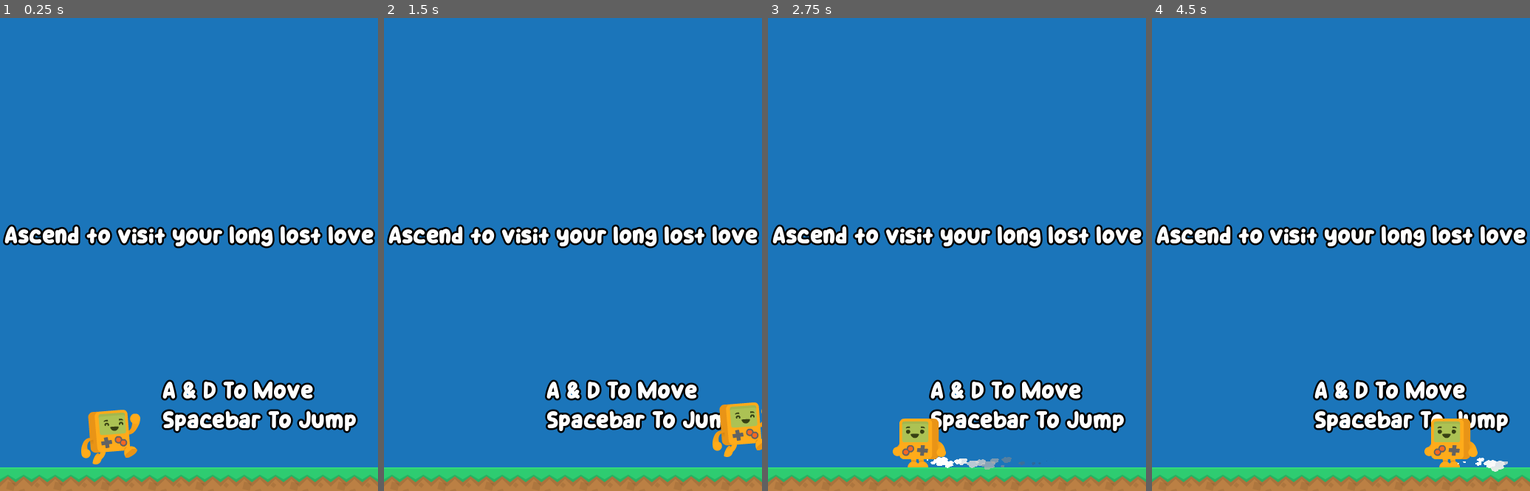
Above: before the commit, frames 1-4 (left to right).
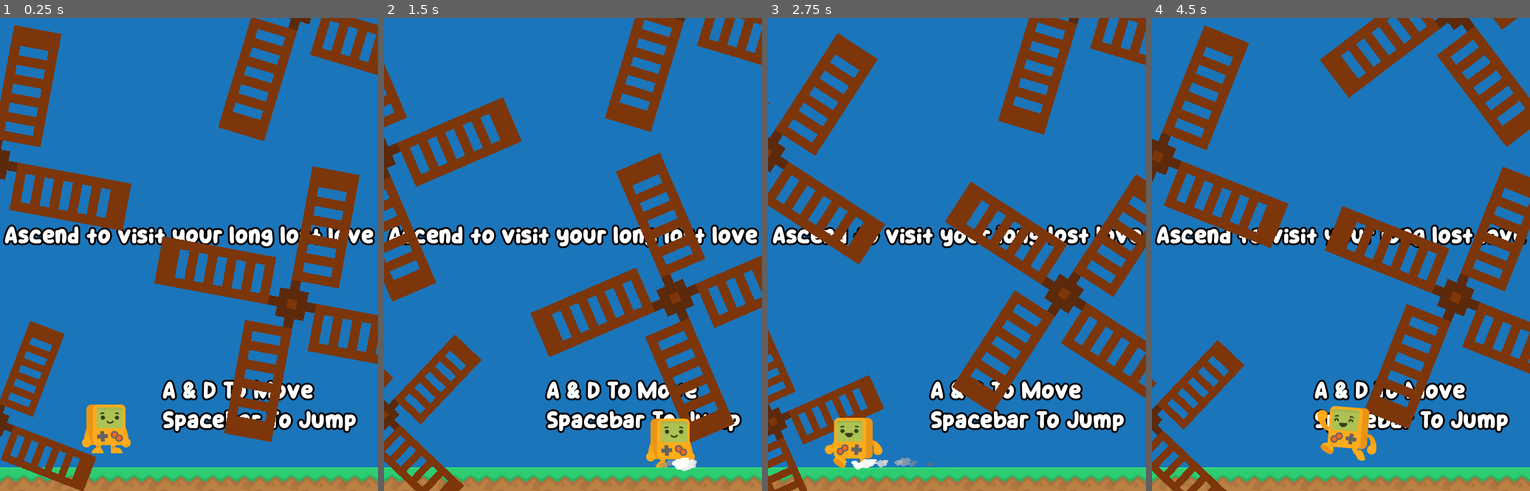
Above: after the commit, the same moments.

Repository: jerrutledge/Windmill-Eternal-Graveyard
Game: Godot game, scene res://Scenes/Levels/Space.tscn
Same seed, same stepped clock (60 frames per second), same inputs: the game is played once before the commit and once after it.
Inputs:
- Up to frame 1 (0.25 s): no input
- Up to frame 2 (1.5 s): hold D (Right) from 0.53 s (still down); tap Space (Jump) at 0.77 s
- Up to frame 3 (2.75 s): tap Space (Jump) at 1.52 s; release D (Right) at 2.03 s; hold A (Left) from 2.03 s (still down)
- Up to frame 4 (4.5 s): release A (Left) at 2.78 s; hold D (Right) 2.78-4.28 s; tap Space (Jump) at 3.02, 3.77 s; hold A (Left) from 4.28 s (still down)

The runs differ from the first frame. In frame 1, 21% of the frame differs, in the area x 0-100%, y 0-100%; in frame 2, 21%; in frame 3, 22%; in frame 4, 23%.

Commit message:
Add a bunch of windmills

Diff:
--- a/Scenes/Levels/Space.tscn
+++ b/Scenes/Levels/Space.tscn
@@ -1,9 +1,11 @@
-[gd_scene load_steps=8 format=4 uid="uid://bn0tg14mi6tgw"]
+[gd_scene load_steps=10 format=4 uid="uid://bn0tg14mi6tgw"]
 
 [ext_resource type="PackedScene" uid="uid://w7m6tehvvy3g" path="res://Scenes/Prefabs/player.tscn" id="3_rrp7e"]
 [ext_resource type="Texture2D" uid="uid://jaegp53ccc7w" path="res://Assets/Spritesheet/platformPack_tilesheet.png" id="5_gwumf"]
 [ext_resource type="FontFile" uid="uid://qgc4vi5osk7v" path="res://Assets/Fonts/Star Choco.ttf" id="6_0axde"]
+[ext_resource type="PackedScene" uid="uid://bi0n7l4o3nbwc" path="res://Scenes/Prefabs/windmill_prefab.tscn" id="6_fi0cj"]
 [ext_resource type="Script" uid="uid://g6oa1rfikatd" path="res://Scripts/GameManager.gd" id="7_kjypy"]
+[ext_resource type="Texture2D" uid="uid://cfvmdmm8hiau4" path="res://Assets/Textures/windmill_rotor_white.png" id="7_mre42"]
 [ext_resource type="Script" uid="uid://domyi75bwl5ad" path="res://Scripts/GameUI.gd" id="8_36dgh"]
 
 [sub_resource type="TileSetAtlasSource" id="TileSetAtlasSource_gs0qk"]
@@ -34,6 +36,7 @@
 [node name="Player" parent="." instance=ExtResource("3_rrp7e")]
 z_index = 1
 position = Vector2(150, 0)
+double_jump = true
 
 [node name="Camera2D" type="Camera2D" parent="Player"]
 limit_left = 0
@@ -111,3 +114,51 @@
 horizontal_alignment = 1
 
 [node name="Windmills" type="Node2D" parent="."]
+
+[node name="Windmill" parent="Windmills" instance=ExtResource("6_fi0cj")]
+
+[node name="Windmill2" parent="Windmills" instance=ExtResource("6_fi0cj")]
+position = Vector2(403, -162)
+scale = Vector2(1.3, 1.3)
+speed = 0.5
+
+[node name="Windmill3" parent="Windmills" instance=ExtResource("6_fi0cj")]
+position = Vector2(-0.999969, -353)
+scale = Vector2(1.3, 1.3)
+speed = 0.5
+
+[node name="Windmill4" parent="Windmills" instance=ExtResource("6_fi0cj")]
+position = Vector2(414, -564)
+scale = Vector2(1.3, 1.3)
+speed = 0.8
+
+[node name="Windmill5" parent="Windmills" instance=ExtResource("6_fi0cj")]
+position = Vector2(89, -801)
+scale = Vector2(0.8, 0.8)
+speed = 1.2
+
+[node name="Windmill9" parent="Windmills" instance=ExtResource("6_fi0cj")]
+position = Vector2(72, -1566)
+scale = Vector2(0.8, 0.8)
+speed = 1.5
+
+[node name="Windmill6" parent="Windmills" instance=ExtResource("6_fi0cj")]
+position = Vector2(397, -914)
+scale = Vector2(-0.8, 0.8)
+speed = 1.2
+
+[node name="Windmill7" parent="Windmills" instance=ExtResource("6_fi0cj")]
+position = Vector2(121, -1159)
+scale = Vector2(-0.8, 0.8)
+speed = 1.2
+
+[node name="Windmill8" parent="Windmills" instance=ExtResource("6_fi0cj")]
+position = Vector2(474, -1405)
+scale = Vector2(-0.8, 0.8)
+speed = 1.2
+
+[node name="Windmill10" parent="Windmills" instance=ExtResource("6_fi0cj")]
+position = Vector2(554, -1699)
+scale = Vector2(2.5, 2.5)
+speed = 0.1
+sprite = ExtResource("7_mre42")
--- a/Scenes/Prefabs/windmill.tscn
+++ b/Scenes/Prefabs/windmill_prefab.tscn
@@ -1,6 +1,7 @@
-[gd_scene load_steps=9 format=3 uid="uid://37qjeorhqj0v"]
+[gd_scene load_steps=10 format=3 uid="uid://bi0n7l4o3nbwc"]
 
-[ext_resource type="Script" uid="uid://bxa88gpoj057t" path="res://Scripts/windmill.gd" id="1_djbql"]
+[ext_resource type="Script" uid="uid://bxa88gpoj057t" path="res://Scripts/windmill.gd" id="1_b7dde"]
+[ext_resource type="Texture2D" uid="uid://bixr4aw2kld1b" path="res://Assets/Textures/windmill_rotor_see_thru.png" id="2_mpivu"]
 
 [sub_resource type="RectangleShape2D" id="RectangleShape2D_1obrl"]
 size = Vector2(141, 50)
@@ -17,6 +18,7 @@
 [sub_resource type="Animation" id="Animation_djbql"]
 resource_name = "rotor"
 length = 4.0
+loop_mode = 1
 tracks/0/type = "value"
 tracks/0/imported = false
 tracks/0/enabled = true
@@ -52,7 +54,8 @@
 }
 
 [node name="Windmill" type="Node2D"]
-script = ExtResource("1_djbql")
+script = ExtResource("1_b7dde")
+sprite = ExtResource("2_mpivu")
 
 [node name="Rotor" type="CharacterBody2D" parent="."]
 scale = Vector2(1, 1)
--- a/Scripts/windmill.gd
+++ b/Scripts/windmill.gd
@@ -1,10 +1,14 @@
-extends CharacterBody2D
+extends Node2D
 
-@export var rotate : bool = false
+@export var rotate : bool = true
 @export var speed : float = 1.0
+@export var sprite : Texture2D = null
 @onready var animation_player: AnimationPlayer = $AnimationPlayer
+@onready var sprite_2d: Sprite2D = $Rotor/Sprite2D
 
 func _ready() -> void:
 	if rotate and speed > 0:
 		animation_player.play("rotor")
 		animation_player.speed_scale = speed
+	if not sprite == null:
+		sprite_2d.texture = sprite
